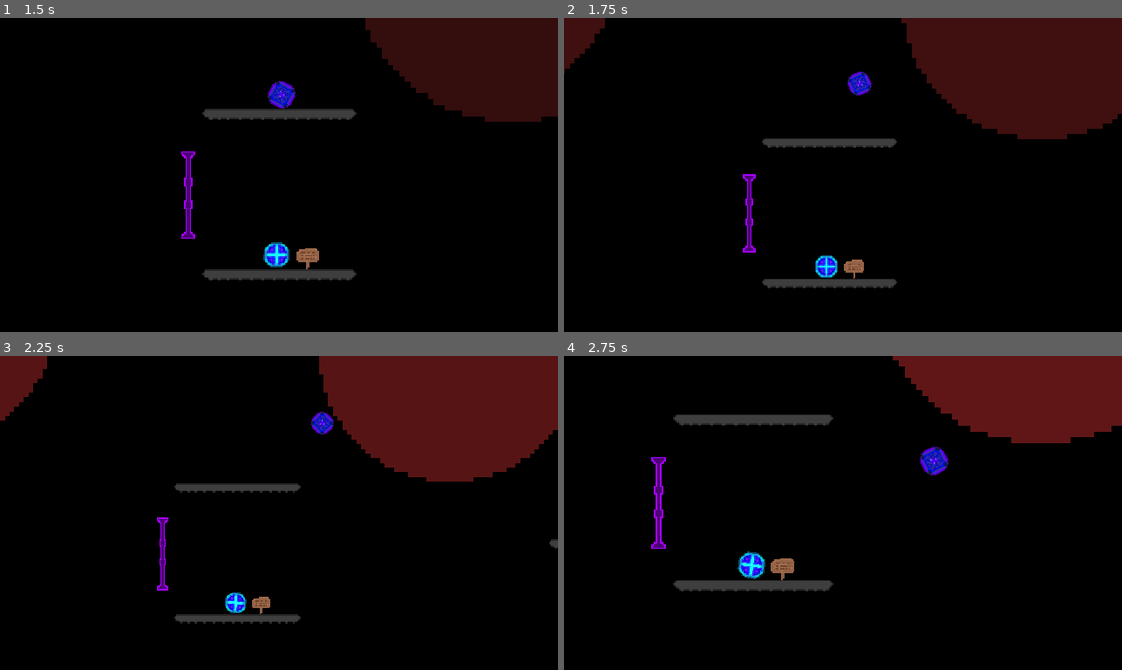
Above: before the commit, frames 1-4 (two rows, left to right).
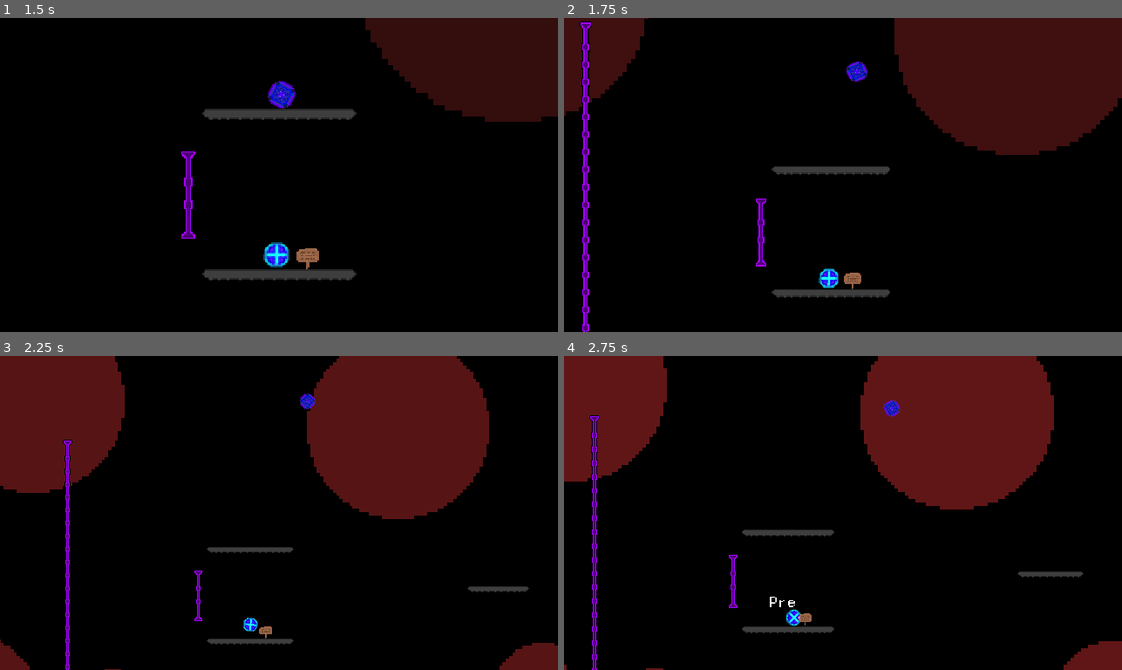
Above: after the commit, the same moments.

Repository: zyansheep/gmtk-2021
Game: Godot game, scene res://Menu.tscn
Two runs of this game, one before a commit and one after it. Both use one fixed random seed, a clock stepped at 60 frames per second and the inputs below.
Inputs (mouse positions are in pixels of both pictures, inside the frame that each line leads up to):
- Up to frame 1 (1.5 s): click (279, 80) at 0.52 s; tap Enter at 1.25 s; move the mouse to (401, 159) at 1.27 s; hold D (game_move_right) from 1.28 s (still down); tap Space (game_player_join) at 1.35 s
- Up to frame 2 (1.75 s): keep holding D (game_move_right); tap W (game_move_up) at 1.52 s
- Up to frame 3 (2.25 s): keep holding D (game_move_right); move the mouse to (167, 528) at 2.02 s; tap Space (game_player_join) at 2.1 s
- Up to frame 4 (2.75 s): keep holding D (game_move_right); tap W (game_move_up) at 2.27 s

Frame 1 is identical in both runs. In frame 2, 9.7% of the frame differs, in the area x 0-100%, y 0-100%; in frame 3, 21%; in frame 4, 23%.
Error in both runs: Attempt to call function 'get_node' in base 'previously freed instance' on a null instance. (res://Level.gd:31)

Commit message:
add anchor pad

Diff:
--- /dev/null
+++ b/Interactives/Anchor Pad.tscn
@@ -0,0 +1,80 @@
+[gd_scene load_steps=7 format=2]
+
+[ext_resource path="res://Assets/anchorpad.png" type="Texture" id=1]
+[ext_resource path="res://Interactives/Anchor Pad.gd" type="Script" id=2]
+
+[sub_resource type="Animation" id=5]
+resource_name = "Joined"
+tracks/0/type = "value"
+tracks/0/path = NodePath("../Jump Pad/Particles2D:process_material:color")
+tracks/0/interp = 1
+tracks/0/loop_wrap = true
+tracks/0/imported = false
+tracks/0/enabled = true
+tracks/0/keys = {
+"times": PoolRealArray( 0 ),
+"transitions": PoolRealArray( 1 ),
+"update": 0,
+"values": [ Color( 0.219608, 1, 0, 1 ) ]
+}
+
+[sub_resource type="Animation" id=2]
+resource_name = "Not Joined"
+tracks/0/type = "value"
+tracks/0/path = NodePath("../Jump Pad/Particles2D:process_material:color")
+tracks/0/interp = 1
+tracks/0/loop_wrap = true
+tracks/0/imported = false
+tracks/0/enabled = true
+tracks/0/keys = {
+"times": PoolRealArray( 0 ),
+"transitions": PoolRealArray( 1 ),
+"update": 0,
+"values": [ Color( 1, 1, 1, 1 ) ]
+}
+
+[sub_resource type="ParticlesMaterial" id=3]
+emission_shape = 2
+emission_box_extents = Vector3( 20, 1, 1 )
+flag_disable_z = true
+spread = 40.0
+gravity = Vector3( 0, -40, 0 )
+orbit_velocity = 0.0
+orbit_velocity_random = 0.0
+color = Color( 0.219608, 1, 0, 1 )
+
+[sub_resource type="RectangleShape2D" id=4]
+extents = Vector2( 21.2849, 6.70926 )
+
+[node name="Anchor Pad" type="Area2D"]
+position = Vector2( -992.085, -178.849 )
+collision_layer = 3
+collision_mask = 3
+script = ExtResource( 2 )
+__meta__ = {
+"_edit_group_": true
+}
+
+[node name="AnimationPlayer" type="AnimationPlayer" parent="."]
+autoplay = "Not Joined"
+anims/Joined = SubResource( 5 )
+"anims/Not Joined" = SubResource( 2 )
+
+[node name="Particles2D" type="Particles2D" parent="."]
+visible = false
+position = Vector2( 0, 5 )
+amount = 50
+process_material = SubResource( 3 )
+
+[node name="CollisionShape2D" type="CollisionShape2D" parent="."]
+shape = SubResource( 4 )
+__meta__ = {
+"_edit_lock_": true
+}
+
+[node name="Sprite" type="Sprite" parent="."]
+position = Vector2( -1.41263e-05, -1.50169 )
+scale = Vector2( 2.64248, 1 )
+texture = ExtResource( 1 )
+[connection signal="body_entered" from="." to="." method="_on_Anchor_Pad_body_entered"]
+[connection signal="body_exited" from="." to="." method="_on_Anchor_Pad_body_exited"]
--- a/Interactives/Jump Pad.gd
+++ b/Interactives/Jump Pad.gd
@@ -19,4 +19,4 @@
 func _on_Jump_Pad_body_entered(body: RigidBody2D):
 	if body:
 		print(body.name)
-		body.apply_impulse(Vector2(), Vector2(0, -1000))
+		body.apply_impulse(Vector2(), Vector2(0, -100))
--- a/Level.gd
+++ b/Level.gd
@@ -38,7 +38,7 @@
 		$"Player 2".visible = true;
 
 		$"Player 1".next_velocity = join.get_node("Player1").linear_velocity;
-		$"Player 2".velocity = join.get_node("Player2").linear_velocity;
+		$"Player 2".next_velocity = join.get_node("Player2").linear_velocity;
 
 		join.visible = false;
 		join.queue_free();
--- a/Levels/Level2.tscn
+++ b/Levels/Level2.tscn
@@ -9,56 +9,13 @@
 [ext_resource path="res://Player 1.tscn" type="PackedScene" id=7]
 [ext_resource path="res://Background.tscn" type="PackedScene" id=8]
 [ext_resource path="res://Interactives/Jump Pad.tscn" type="PackedScene" id=9]
-[ext_resource path="res://Assets/anchorpad.png" type="Texture" id=10]
-[ext_resource path="res://Interactives/Anchor Pad.gd" type="Script" id=11]
+[ext_resource path="res://Interactives/Anchor Pad.tscn" type="PackedScene" id=10]
+[ext_resource path="res://Levels/Level3.tscn" type="PackedScene" id=11]
 
 [sub_resource type="Curve2D" id=1]
 _data = {
 "points": PoolVector2Array( -7.55099, 59.4641, 7.55099, -59.4641, -856.255, 91.1364, -97.5182, 7.66728, 97.5182, -7.667 …(643 unchanged characters)…
 }
-
-[sub_resource type="Animation" id=5]
-resource_name = "Joined"
-tracks/0/type = "value"
-tracks/0/path = NodePath("../Jump Pad/Particles2D:process_material:color")
-tracks/0/interp = 1
-tracks/0/loop_wrap = true
-tracks/0/imported = false
-tracks/0/enabled = true
-tracks/0/keys = {
-"times": PoolRealArray( 0 ),
-"transitions": PoolRealArray( 1 ),
-"update": 0,
-"values": [ Color( 0.219608, 1, 0, 1 ) ]
-}
-
-[sub_resource type="Animation" id=2]
-resource_name = "Not Joined"
-tracks/0/type = "value"
-tracks/0/path = NodePath("../Jump Pad/Particles2D:process_material:color")
-tracks/0/interp = 1
-tracks/0/loop_wrap = true
-tracks/0/imported = false
-tracks/0/enabled = true
-tracks/0/keys = {
-"times": PoolRealArray( 0 ),
-"transitions": PoolRealArray( 1 ),
-"update": 0,
-"values": [ Color( 1, 1, 1, 1 ) ]
-}
-
-[sub_resource type="ParticlesMaterial" id=3]
-emission_shape = 2
-emission_box_extents = Vector3( 20, 1, 1 )
-flag_disable_z = true
-spread = 40.0
-gravity = Vector3( 0, -40, 0 )
-orbit_velocity = 0.0
-orbit_velocity_random = 0.0
-color = Color( 0.219608, 1, 0, 1 )
-
-[sub_resource type="RectangleShape2D" id=4]
-extents = Vector2( 21.2849, 6.70926 )
 
 [node name="Game" type="Node2D"]
 script = ExtResource( 5 )
@@ -90,41 +47,11 @@
 
 [node name="Checkpoint" parent="." instance=ExtResource( 3 )]
 position = Vector2( -802.811, 202.094 )
+next_level = ExtResource( 11 )
 
 [node name="Background" parent="." instance=ExtResource( 8 )]
 
 [node name="Jump Pad" parent="." instance=ExtResource( 9 )]
 position = Vector2( -450.779, -178.935 )
 
-[node name="Anchor Pad" type="Area2D" parent="."]
-position = Vector2( -992.085, -178.849 )
-collision_layer = 3
-collision_mask = 3
-script = ExtResource( 11 )
-__meta__ = {
-"_edit_group_": true
-}
-
-[node name="AnimationPlayer" type="AnimationPlayer" parent="Anchor Pad"]
-autoplay = "Not Joined"
-anims/Joined = SubResource( 5 )
-"anims/Not Joined" = SubResource( 2 )
-
-[node name="Particles2D" type="Particles2D" parent="Anchor Pad"]
-visible = false
-position = Vector2( 0, 5 )
-amount = 50
-process_material = SubResource( 3 )
-
-[node name="CollisionShape2D" type="CollisionShape2D" parent="Anchor Pad"]
-shape = SubResource( 4 )
-__meta__ = {
-"_edit_lock_": true
-}
-
-[node name="Sprite" type="Sprite" parent="Anchor Pad"]
-position = Vector2( -1.41263e-05, -1.50169 )
-scale = Vector2( 2.64248, 1 )
-texture = ExtResource( 10 )
-[connection signal="body_entered" from="Anchor Pad" to="Anchor Pad" method="_on_Anchor_Pad_body_entered"]
-[connection signal="body_exited" from="Anchor Pad" to="Anchor Pad" method="_on_Anchor_Pad_body_exited"]
+[node name="Anchor Pad" parent="." instance=ExtResource( 10 )]
--- /dev/null
+++ b/Levels/Level3.tscn
@@ -0,0 +1,63 @@
+[gd_scene load_steps=12 format=2]
+
+[ext_resource path="res://Interactives/Sign.tscn" type="PackedScene" id=1]
+[ext_resource path="res://Player 2.tscn" type="PackedScene" id=2]
+[ext_resource path="res://Interactives/Checkpoint.tscn" type="PackedScene" id=3]
+[ext_resource path="res://Camera2D.gd" type="Script" id=4]
+[ext_resource path="res://Level.gd" type="Script" id=5]
+[ext_resource path="res://WorldMap.tscn" type="PackedScene" id=6]
+[ext_resource path="res://Player 1.tscn" type="PackedScene" id=7]
+[ext_resource path="res://Background.tscn" type="PackedScene" id=8]
+[ext_resource path="res://Interactives/Jump Pad.tscn" type="PackedScene" id=9]
+[ext_resource path="res://Interactives/Anchor Pad.tscn" type="PackedScene" id=10]
+
+[sub_resource type="Curve2D" id=1]
+_data = {
+"points": PoolVector2Array( -7.55099, 59.4641, 7.55099, -59.4641, -856.255, 91.1364, -97.5182, 7.66728, 97.5182, -7.66728, -569.332, 444.015, -90.3025, -1.7677, 90.3025, 1.7677, -247.268, 64.7704, -89.9759, -68.9535, 89.9759, 68.9535, -35.3625, 369.175, -97.8366, 51.2605, 97.8366, -51.2605, 295.951, 365.811, -11.3265, 61.3518, 11.3265, -61.3518, 524.674, 5.06671, 117.898, 2.71223, -117.898, -2.71223, 473.38, -185.817, 120.816, -61.3518, -120.816, 61.3518, 144.859, -275.681, -30.1606, -21.4299, 30.1606, 21.4299, 70.2935, -49.1515, -42.463, 4.36535, 42.463, -4.36535, 166.569, -13.2842, -10.3181, 20.6362, 10.3181, -20.6362, 245.854, -44.4321, 15.4772, 18.2551, -15.4772, -18.2551, 260.012, -122.774, 36.1134, -11.9055, -36.1134, 11.9055, 166.424, -152.578 )
+}
+
+[node name="Game" type="Node2D"]
+script = ExtResource( 5 )
+
+[node name="Player 1" parent="." instance=ExtResource( 7 )]
+position = Vector2( 51.6427, -853.953 )
+
+[node name="Player 2" parent="." instance=ExtResource( 2 )]
+position = Vector2( -142.119, -880.524 )
+
+[node name="Camera2D" type="Camera2D" parent="."]
+position = Vector2( 156.75, 91.2693 )
+current = true
+script = ExtResource( 4 )
+
+[node name="CameraPath" type="Path2D" parent="Camera2D"]
+visible = false
+position = Vector2( -158.68, -93.8274 )
+curve = SubResource( 1 )
+
+[node name="WorldMap" parent="." instance=ExtResource( 6 )]
+collision_layer = 3
+collision_mask = 3
+tile_data = PoolIntArray( -3997689, 0, 0, -3997688, 0, 0, -3997687, 0, 0, -3997686, 0, 0, -3997685, 0, 0, -3997684, 0, 0, -3997683, 0, 0, -3997682, 0, 0, -3997681, 0, 0, -3997680, 0, 0, -3997679, 0, 0, -3997678, 0, 0, -3997677, 0, 0, -3997676, 0, 0, -3932153, 1, 0, -3866617, 1, 0, -3801081, 1, 0, -3735545, 1, 0, -3670009, 1, 0, -3604473, 1, 0, -3538937, 1, 0, -3473401, 1, 0, -3407865, 1, 0, -3276812, 2, 0, -3276811, 2, 1, -3276810, 2, 1, -3276809, 2, 1, -3276808, 2, 1, -3276807, 2, 2, -3342336, 0, 0, -3342335, 0, 0, -3342334, 0, 0, -3342333, 0, 0, -3342332, 0, 0, -3342331, 0, 0, -3342330, 0, 0, -3342329, 1, 0, -2097146, 2, 0, -2097145, 2, 1, -2097144, 2, 1, -2097143, 2, 1, -2097142, 2, 1, -2097141, 2, 2 )
+
+[node name="Sign" parent="." instance=ExtResource( 1 )]
+position = Vector2( -171.95, -839.754 )
+Text = "Underground..."
+
+[node name="Checkpoint" parent="." instance=ExtResource( 3 )]
+position = Vector2( 144.624, -537.806 )
+
+[node name="Background" parent="." instance=ExtResource( 8 )]
+
+[node name="Jump Pad" parent="." instance=ExtResource( 9 )]
+position = Vector2( -150.031, -819.676 )
+
+[node name="Jump Pad2" parent="." instance=ExtResource( 9 )]
+position = Vector2( 105.387, -837.37 )
+rotation = -1.5708
+
+[node name="Jump Pad3" parent="." instance=ExtResource( 9 )]
+position = Vector2( 147.387, -983.37 )
+
+[node name="Anchor Pad" parent="." instance=ExtResource( 10 )]
+position = Vector2( 219.989, -983.09 )
--- a/Player Join.tscn
+++ b/Player Join.tscn
@@ -25,6 +25,7 @@
 position = Vector2( 269.104, 125.017 )
 collision_layer = 2
 collision_mask = 2
+mass = 0.102041
 physics_material_override = SubResource( 1 )
 gravity_scale = 6.0
 script = ExtResource( 5 )
@@ -51,6 +52,7 @@
 position = Vector2( 543.505, 432.261 )
 collision_layer = 2
 collision_mask = 2
+mass = 0.102041
 physics_material_override = SubResource( 3 )
 gravity_scale = 6.0
 script = ExtResource( 5 )
--- a/Player.gd
+++ b/Player.gd
@@ -13,7 +13,7 @@
 const AIR_DECELERATION = 1;
 const ROTATION_SPEED = 0.1
 
-const JUMP_FORCE = 200
+const JUMP_FORCE = 400
 const GRAVITY = 400
 const MAX_FALL_SPEED = 1000
 
Not shown: 1 places in Levels/Level2.tscn that only renumber resources
